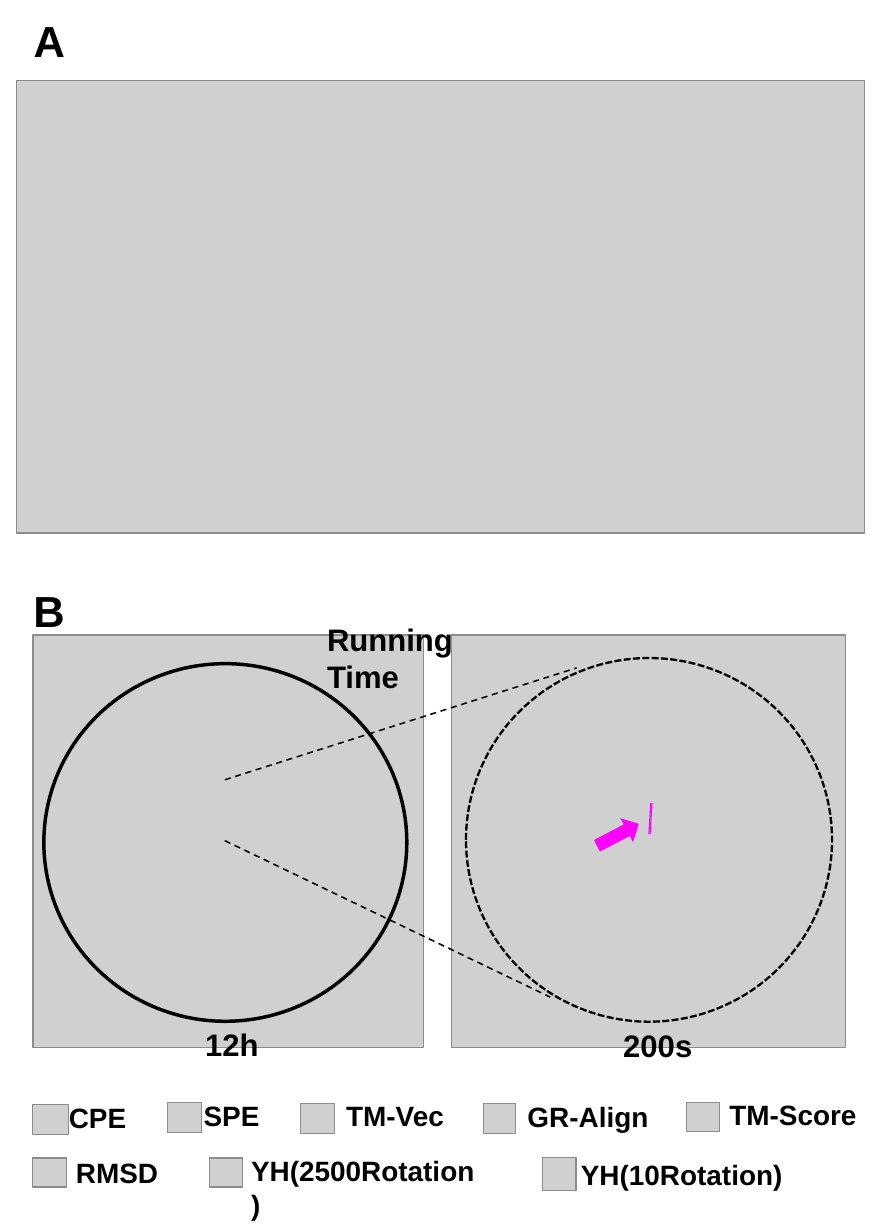
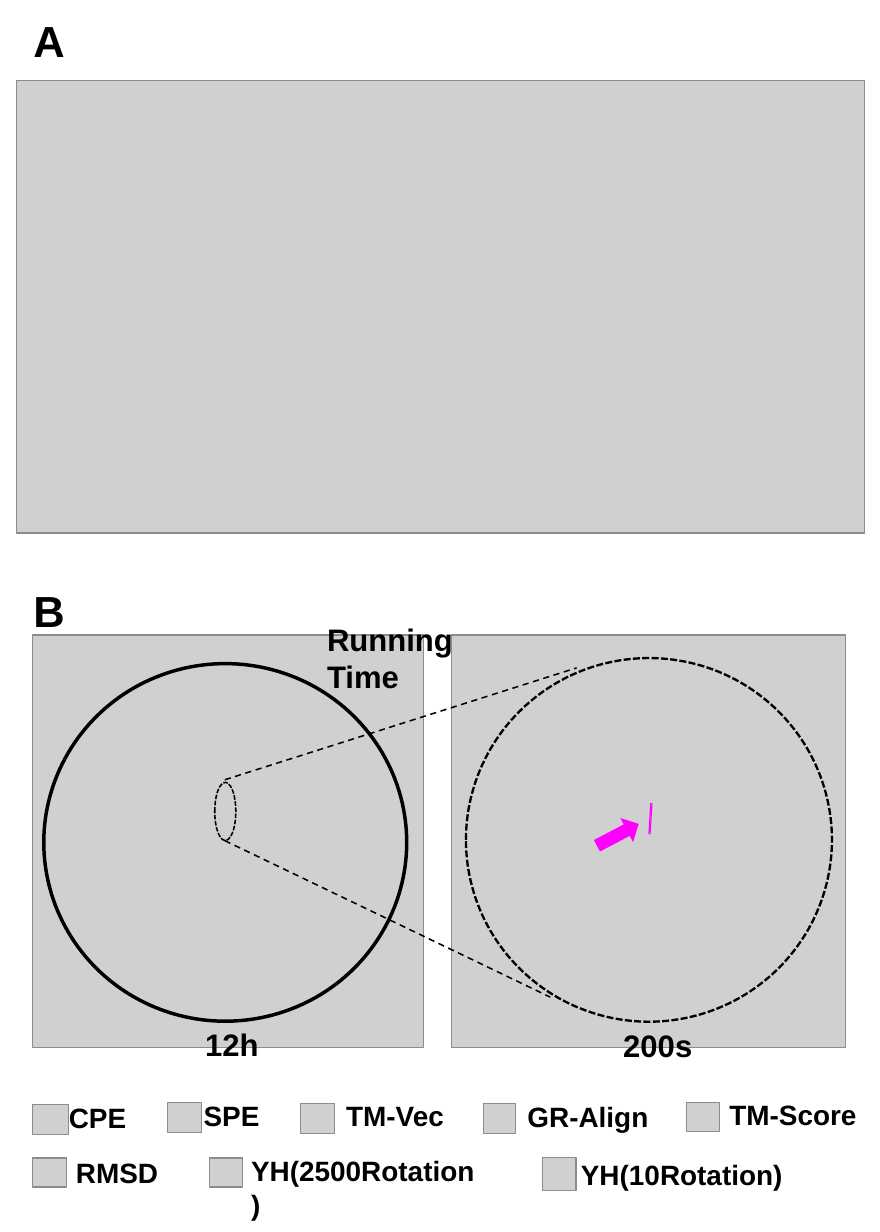
Before and after one commit to mirzaie-mehdi/ProteinEnergyProfileSimilarity, a slide deck: slide 1 of manuscript/Revised/Final_Figure/Fig7_new.pptx. Drawn at 880x1232 pixels with LibreOffice and Linux fonts; fonts in the diff are those of the drawing; grey boxes stand for pictures. Boxes give left, top, right and bottom in pixels: in the first picture for what was removed or moved away, otherwise in the second. Text is boxed around its words. In the diff, an @@ line names an element or a change of style, - is before the commit and + after.

```diff
--- a/manuscript/Revised/Final_Figure/Fig7_new.pptx
+++ b/manuscript/Revised/Final_Figure/Fig7_new.pptx
@@ ellipse added at (x1=214, y1=782, x2=236, y2=840), outline #000000 1 pt dashed @@
```
Also in this commit, not shown: 18 other files.
